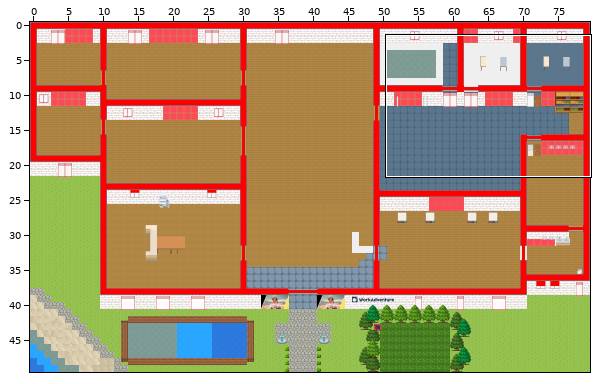
Two versions of a level (Tiled map (JSON), mapShaka.tmj). Above, an overview of the earlier version with the close-up marked.
Close-up. Before the edit:
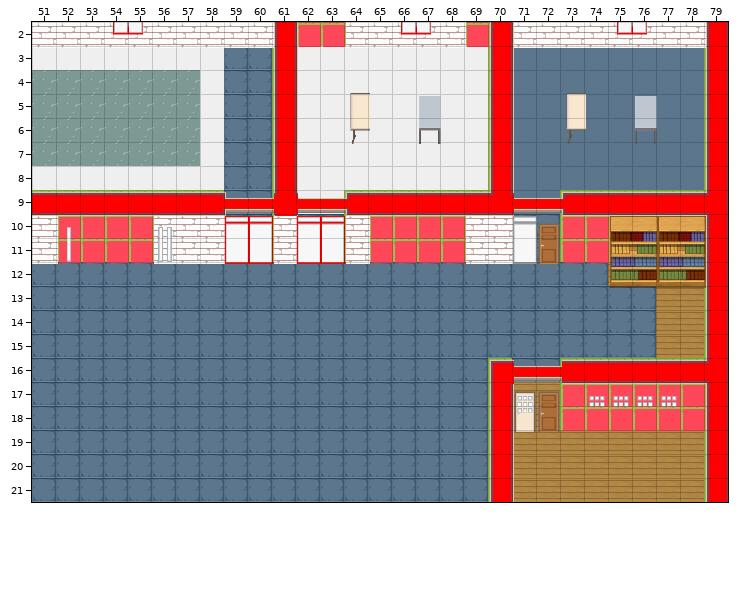
Cells are 32x32 px. Shown: x 51..79, y 2..21. The commit also changed other parts of the map, which this record leaves out. Not drawn, because the pictures are missing: unchanged layer "Plantes et Deco".
After:
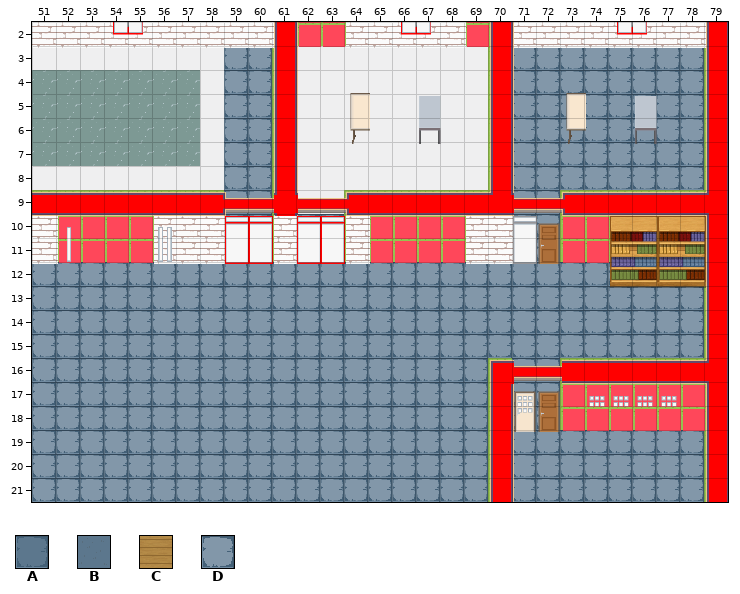
Key: from "WA_CYBER": A 44, B 45; from "WA_Room_Builder": C 355; from "WA_cyberpunk-interior2": D 44.
_ is an empty cell.
Diff:
Layer "floor/Sols Interieurs":
Tile A gives way to tile D in rows 3 to 9 at x 59 to 60; in rows 10 to 11 at x 72; in row 12 at x 51 to 74; in rows 13 to 15 at x 51 to 76; in row 16 at x 51 to 69 and 71 to 72; in rows 17 to 21 at x 51 to 69.
Tile B gives way to tile D in rows 3 to 8 at x 71 to 78; in row 9 at x 71 to 72.
Tile C gives way to tile D in row 12 at x 75; in rows 13 to 15 at x 77 to 78; in rows 17 to 18 at x 71 to 72; in rows 19 to 21 at x 71 to 78.
